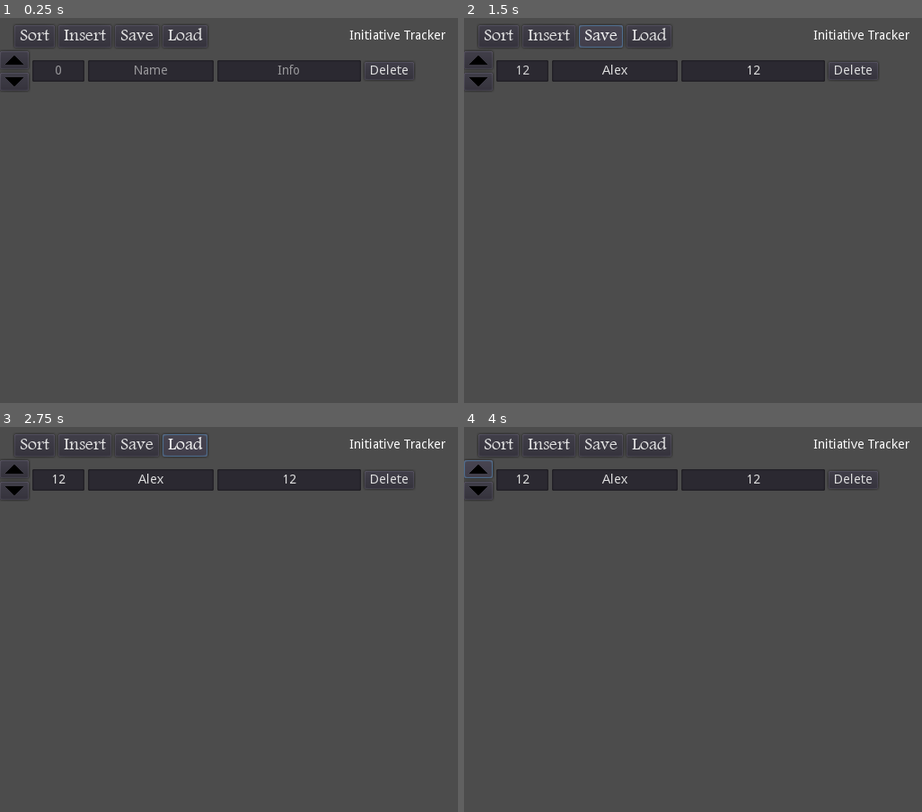
Above: before the commit, frames 1-4 (two rows, left to right).
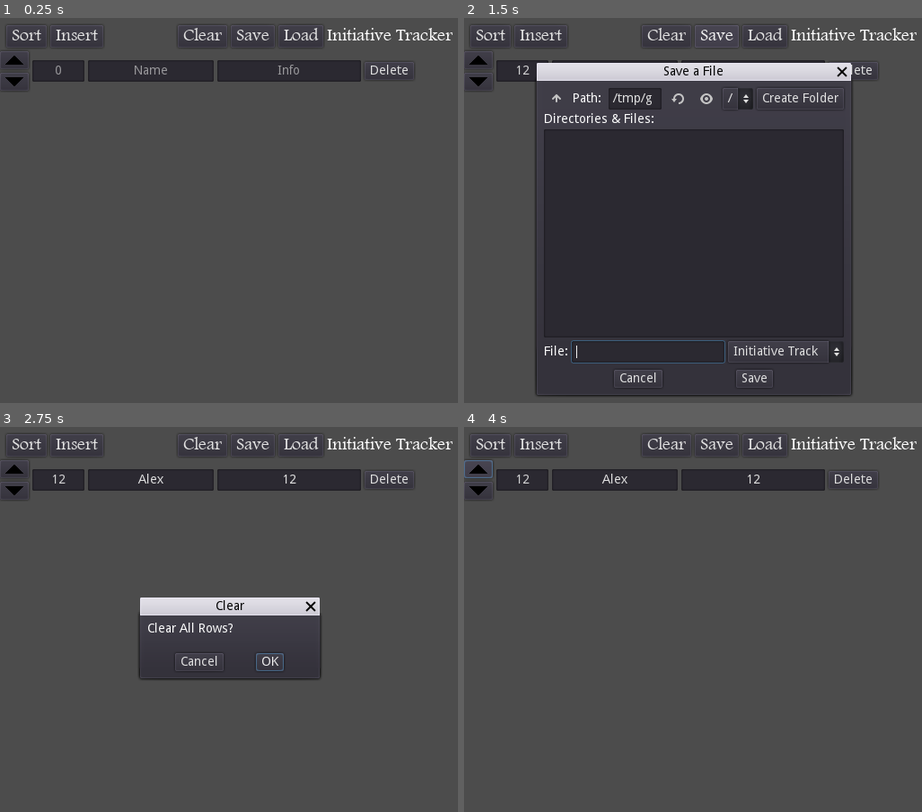
Above: after the commit, the same moments.

Repository: kellcj2/Initiative-Tracker
Game: Godot game, scene res://Main.tscn
The game is run twice, just before and just after one commit, with the same random seed, the same clock (stepped at 60 frames per second) and the same inputs.
Inputs (mouse positions are in pixels of both pictures, inside the frame that each line leads up to):
- Up to frame 1 (0.25 s): no input
- Up to frame 2 (1.5 s): click (523, 71) at 0.52 s; type "12" at 0.6 s; click (615, 71) at 0.75 s; type "Alex" at 0.83 s; click (752, 71) at 0.98 s; type "12" at 1.07 s; click "Save" at 1.25 s
- Up to frame 3 (2.75 s): click (201, 446) at 2 s, where only the run after the commit has a clickable "Clear"
- Up to frame 4 (4 s): click "Load" at 2.75 s; click (477, 469) at 3.5 s

The runs differ from the first frame. In frame 1, 1.2% of the frame differs, in the area x 2-99%, y 1-8%; in frame 2, 51%, in the area x 2-99%, y 1-99%; in frame 3, 5.1%; in frame 4, 1.2%.

Commit message:
Add files via upload

Diff:
--- /dev/null
+++ b/FileScreen.gd
@@ -0,0 +1,14 @@
+extends FileDialog
+
+
+func _ready():
+	set_filters(["*.its ; Initiative Tracker Saves"]) # only show "*.its" files
+	popup()
+
+func _set_save_mode():
+	set_mode(FileDialog.MODE_SAVE_FILE) # checks if file exists before
+	set_access(FileDialog.ACCESS_FILESYSTEM) # select file and directory
+
+func _set_load_mode():
+	set_mode(FileDialog.MODE_OPEN_FILE) # select only 1 file
+	set_access(FileDialog.ACCESS_FILESYSTEM) # select file and directory
--- /dev/null
+++ b/FileScreen.tscn
@@ -0,0 +1,16 @@
+[gd_scene load_steps=2 format=2]
+
+[ext_resource path="res://FileScreen.gd" type="Script" id=1]
+
+[node name="FileScreen" type="FileDialog"]
+anchor_left = 0.5
+anchor_top = 0.5
+anchor_right = 0.5
+anchor_bottom = 0.5
+margin_left = -175.0
+margin_top = -175.0
+margin_right = 175.0
+margin_bottom = 175.0
+rect_min_size = Vector2( 350, 350 )
+resizable = true
+script = ExtResource( 1 )
--- a/Main.gd
+++ b/Main.gd
@@ -33,6 +33,7 @@
 
 
 var newRow = preload("res://Row.tscn")
+var newFileScreen = preload("res://FileScreen.tscn")
 var numRows = 0
 
 # @name: ready
@@ -46,11 +47,34 @@
 	sortButton.connect("button_down", self, "_sort_characters", ["sort_val"])
 
 	var saveButton = get_node("VBoxContainer/Header/Buttons/SaveGame")
-	saveButton.connect("button_down", self, "_save_game")
+	saveButton.connect("button_down", self, "_save_screen")
 
 	var loadButton = get_node("VBoxContainer/Header/Buttons/LoadGame")
-	loadButton.connect("button_down", self, "_load_game")
-
+	loadButton.connect("button_down", self, "_load_screen")
+
+	var clearButton = get_node("VBoxContainer/Header/Buttons/Clear")
+	clearButton.connect("button_down", self, "_clear_rows")
+
+	_new_character() # make first blank character row
+
+
+# @name:  _clear_rows
+# @desc:  brings up a window asking to confirm clearing all rows
+func _clear_rows():
+	var confirm = ConfirmationDialog.new()
+	get_node("VBoxContainer").add_child(confirm)
+	confirm.window_title = "Clear"
+	confirm.dialog_text = "Clear All Rows?"
+	confirm.popup_centered()
+	confirm.connect("confirmed", self, "_confirm_clear")
+
+
+# @name:  _confirm_clear
+# @desc:  when "ok" is pressed on the clear rows dialog, clear all rows
+func _confirm_clear():
+	var rows = get_tree().get_nodes_in_group("Rows")
+	for i in rows:
+		i.queue_free()
 	_new_character()
 
 
@@ -156,6 +180,7 @@
 func _make_new_rows(old):
 	var new_rows = []
 	for i in old:
+		# TODO: might be easier to just add everything to a big dictionary
 		var row = newRow.instance()
 		row.get_node("Character/Init").text = i.get_node("Character/Init").text
 		row.get_node("Character/Name").text = i.get_node("Character/Name").text
@@ -168,6 +193,7 @@
 	_set_order_numbers(new_rows)
 	return new_rows
 
+
 # @name: _set_order_numbers
 # @param: rows - array of rows to be set
 # @desc: goes through 'rows' and sets their 'orderNum' to be in the array's order
@@ -178,26 +204,59 @@
 		num += 1
 
 
-# @name: _save_game
-# @param: none
-# @desc: saves all Row nodes in the current scene
-func _save_game():
+# @name: _save_screen
+# @desc: opens up the save screen
+func _save_screen():
+	var save = newFileScreen.instance()
+	save._set_save_mode()
+	get_node("VBoxContainer").add_child(save)
+	save.connect("file_selected", self, "_save_file")
+
+
+# @name:  _load_screen
+# @desc:  brings up a file browser to select a save file to load
+func _load_screen():
+	var loadScreen = newFileScreen.instance()
+	loadScreen._set_load_mode()
+	get_node("VBoxContainer").add_child(loadScreen)
+	loadScreen.connect("file_selected", self, "_load_file")
+
+
+# @name:  _save_file
+# @param: filename - the file to save to
+# @desc:  saves the current rows into a file
+func _save_file(var filename):
+	var accept = AcceptDialog.new()
+	accept.rect_min_size = Vector2(400, 0)
+	accept.window_title = "Save File"
+	get_node("VBoxContainer").add_child(accept)
+	if filename[filename.length()-5] == "/":
+		accept.dialog_text = "Error: No File Selected"
+		accept.popup_centered()
+		return
+	else:
+		accept.dialog_text = "File Saved as " + filename
+		accept.popup_centered()
+
 	var save_game = File.new()
-	save_game.open("res://savegame.save", File.WRITE)
+	if save_game.open(filename, File.WRITE) != 0:
+		return # can't open file
 	var save_nodes = get_tree().get_nodes_in_group("Rows")
-	for i in save_nodes:
+	for i in save_nodes: # get all data in current rows and write to file
 		var char_data = i._get_save_data()
 		save_game.store_line(to_json(char_data))
 	save_game.close()
+
 	print("Done saving")
-
-
-# @name: _load_game
+	print(filename)
+
+
+# @name: _load_file
 # @param: none
 # @desc: removes all Rows and loads new ones from the save file
-func _load_game():
-	var save_game = File.new()
-	if not save_game.file_exists("res://savegame.save"):
+func _load_file(var filename):
+	var load_game = File.new()
+	if not load_game.file_exists(filename):
 		print("No file found")
 		return # no save to load
 
@@ -207,9 +266,9 @@
 		i.queue_free()
 
 	# process saved data
-	save_game.open("res://savegame.save", File.READ)
-	while not save_game.eof_reached():
-		var current_line = parse_json(save_game.get_line())
+	load_game.open(filename, File.READ)
+	while not load_game.eof_reached():
+		var current_line = parse_json(load_game.get_line())
 		if current_line == null: # adds a blank line at end of file when saving for whatever reason...
 			break
 
@@ -220,4 +279,4 @@
 				continue
 			var data_path = "Character/" + i
 			new_object.get_node(data_path).text = current_line[i]
-	save_game.close()
+	load_game.close()
--- a/Main.tscn
+++ b/Main.tscn
@@ -27,14 +27,14 @@
 rect_min_size = Vector2( 0, 15 )
 
 [node name="Header" type="HBoxContainer" parent="VBoxContainer"]
-margin_left = 16.0
+margin_left = 7.0
 margin_top = 19.0
-margin_right = 496.0
+margin_right = 504.0
 margin_bottom = 44.0
 size_flags_horizontal = 4
 
 [node name="Buttons" type="HBoxContainer" parent="VBoxContainer/Header"]
-margin_right = 215.0
+margin_right = 497.0
 margin_bottom = 25.0
 
 [node name="Sort" type="Button" parent="VBoxContainer/Header/Buttons"]
@@ -50,31 +50,39 @@
 custom_fonts/font = SubResource( 2 )
 text = "Insert"
 
+[node name="Spacer" type="Label" parent="VBoxContainer/Header/Buttons"]
+margin_left = 112.0
+margin_top = 5.0
+margin_right = 187.0
+margin_bottom = 19.0
+rect_min_size = Vector2( 75, 0 )
+
+[node name="Clear" type="Button" parent="VBoxContainer/Header/Buttons"]
+margin_left = 191.0
+margin_right = 246.0
+margin_bottom = 25.0
+custom_fonts/font = ExtResource( 3 )
+text = "Clear"
+
 [node name="SaveGame" type="Button" parent="VBoxContainer/Header/Buttons"]
-margin_left = 112.0
-margin_right = 161.0
+margin_left = 250.0
+margin_right = 299.0
 margin_bottom = 25.0
 custom_fonts/font = ExtResource( 3 )
 text = "Save"
 
 [node name="LoadGame" type="Button" parent="VBoxContainer/Header/Buttons"]
-margin_left = 165.0
-margin_right = 215.0
+margin_left = 303.0
+margin_right = 353.0
 margin_bottom = 25.0
 custom_fonts/font = ExtResource( 3 )
 text = "Load"
 
-[node name="Spacer" type="Label" parent="VBoxContainer/Header"]
-margin_left = 219.0
-margin_top = 5.0
-margin_right = 369.0
-margin_bottom = 19.0
-rect_min_size = Vector2( 150, 0 )
-
-[node name="Label" type="Label" parent="VBoxContainer/Header"]
-margin_left = 373.0
-margin_top = 5.0
-margin_right = 480.0
-margin_bottom = 19.0
+[node name="Label" type="Label" parent="VBoxContainer/Header/Buttons"]
+margin_left = 357.0
+margin_top = 3.0
+margin_right = 497.0
+margin_bottom = 22.0
+custom_fonts/font = ExtResource( 3 )
 text = "Initiative Tracker"
 align = 2
--- a/Row.gd
+++ b/Row.gd
@@ -5,7 +5,6 @@
 
 func _ready():
 	orderNum = -1
-
 
 
 func _get_save_data():
--- a/project.godot
+++ b/project.godot
@@ -15,7 +15,7 @@
 
 [application]
 
-config/name="Initiative Tracker 0.1b"
+config/name="Initiative Tracker 0.3b"
 run/main_scene="res://Main.tscn"
 config/use_custom_user_dir=true
 boot_splash/image="res://icon.png"
Not shown, changed: export_presets.cfg
